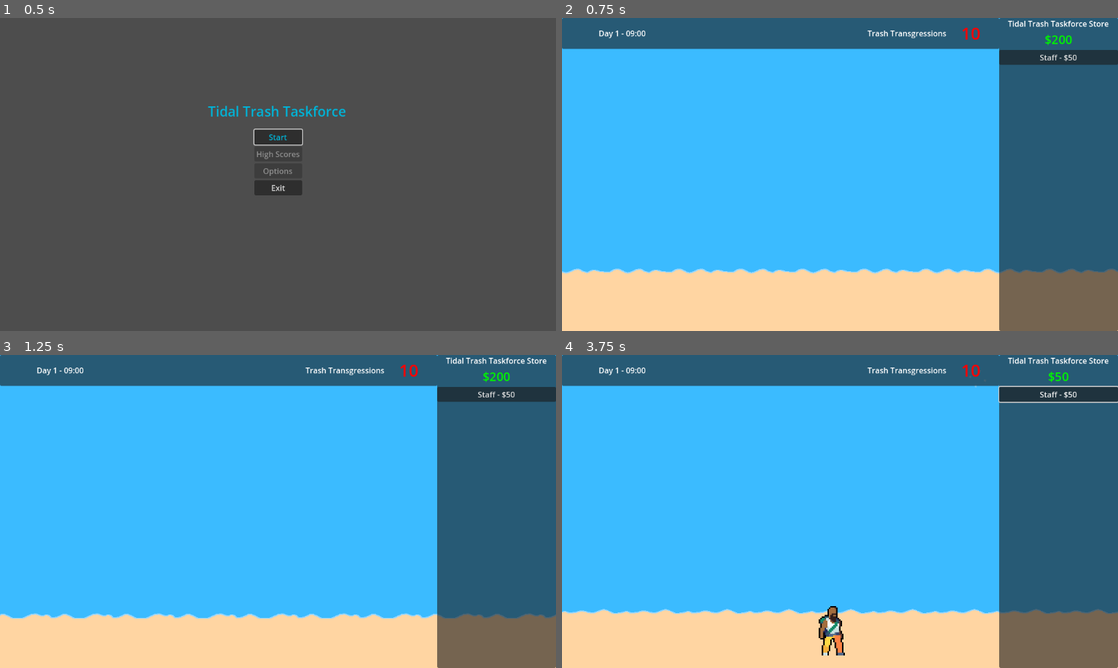
Above: before the commit, frames 1-4 (two rows, left to right).
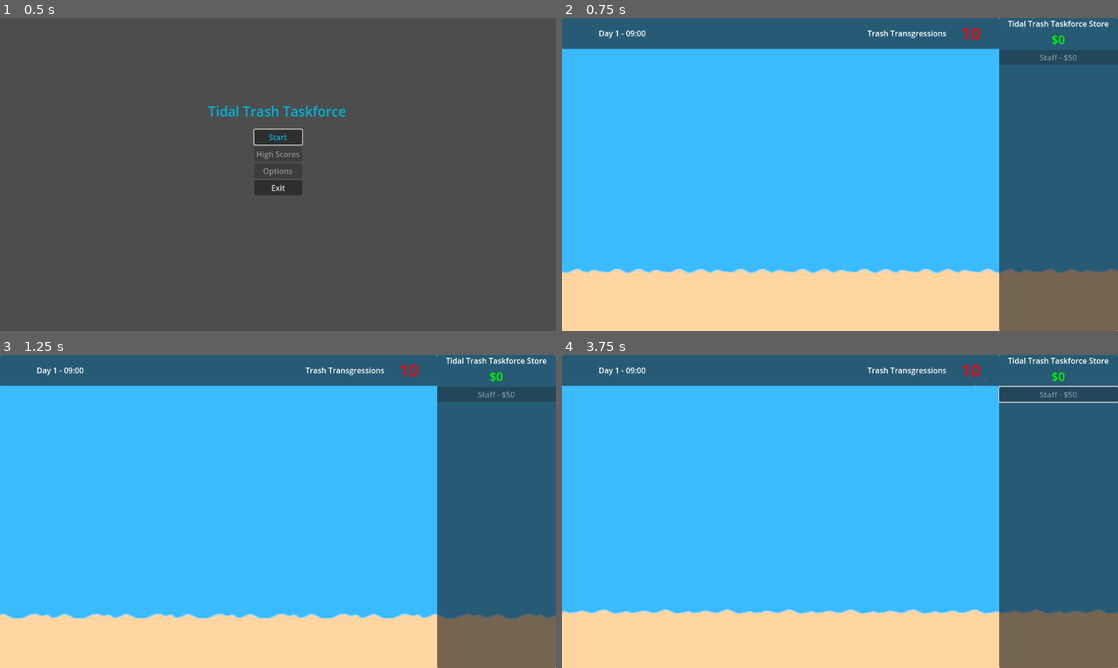
Above: after the commit, the same moments.

Repository: BlazingNeutron/calmbeforestorm
Game: Godot game, scene res://scenes/menu.tscn
Two runs of this game, one before a commit and one after it. Both use one fixed random seed, a clock stepped at 60 frames per second and the inputs below. Sound files missing from this copy of the repository are replaced by a short silence.
Inputs (mouse positions are in pixels of both pictures, inside the frame that each line leads up to):
- Up to frame 1 (0.5 s): no input
- Up to frame 2 (0.75 s): click "Start" at 0.5 s
- Up to frame 3 (1.25 s): no input
- Up to frame 4 (3.75 s): click (1056, 395) at 1.25 s, where only the run before the commit has a clickable "Staff - $50"; click (1056, 395) at 2 s, where only the run before the commit has a clickable "Staff - $50"; click (1056, 395) at 2.75 s, where only the run before the commit has a clickable "Staff - $50"; move the mouse to (979, 373) at 3.52 s; click (979, 373) at 3.6 s

Frame 1 is identical in both runs. In frame 2, 1.0% of the frame differs, in the area x 78-100%, y 5-15%; in frame 3, 1.0%; in frame 4, 1.6%, in the area x 46-100%, y 5-96%.

Commit message:
Game over screen

Diff:
--- a/project.godot
+++ b/project.godot
@@ -18,7 +18,7 @@
 [autoload]
 
 BackgroundMusic="*res://scenes/background_music.tscn"
-AccountManager="*res://scenes/account_manager.tscn"
+GameManager="*res://scripts/game_manager.gd"
 
 [display]
 
--- a/scenes/account_manager.tscn
+++ /dev/null
@@ -1,6 +0,0 @@
-[gd_scene load_steps=2 format=3 uid="uid://cqh0hfnywqk44"]
-
-[ext_resource type="Script" path="res://scripts/account_manager.gd" id="1_obtx7"]
-
-[node name="AccountManager" type="Node"]
-script = ExtResource("1_obtx7")
--- /dev/null
+++ b/scenes/game_manager.tscn
@@ -0,0 +1,6 @@
+[gd_scene load_steps=2 format=3 uid="uid://cqh0hfnywqk44"]
+
+[ext_resource type="Script" path="res://scripts/game_manager.gd" id="1_1uwgs"]
+
+[node name="GameManager" type="Node"]
+script = ExtResource("1_1uwgs")
--- /dev/null
+++ b/scenes/game_over_screen.tscn
@@ -0,0 +1,60 @@
+[gd_scene load_steps=6 format=3 uid="uid://vswc5nx22cd0"]
+
+[ext_resource type="Theme" uid="uid://dh1v3rke5y04p" path="res://assets/themes/Menu_Theme.tres" id="1_6clcf"]
+[ext_resource type="Script" path="res://scripts/game_over_screen.gd" id="1_d2w1d"]
+[ext_resource type="FontFile" uid="uid://q5gr6femctvs" path="res://assets/BeachCrush-ovvaq.ttf" id="2_o0tip"]
+
+[sub_resource type="StyleBoxEmpty" id="StyleBoxEmpty_evsl5"]
+
+[sub_resource type="StyleBoxEmpty" id="StyleBoxEmpty_ob6ec"]
+
+[node name="GameOverScreen" type="Control"]
+layout_mode = 3
+anchors_preset = 15
+anchor_right = 1.0
+anchor_bottom = 1.0
+grow_horizontal = 2
+grow_vertical = 2
+script = ExtResource("1_d2w1d")
+
+[node name="VBoxContainer" type="VBoxContainer" parent="."]
+layout_mode = 1
+anchors_preset = 8
+anchor_left = 0.5
+anchor_top = 0.5
+anchor_right = 0.5
+anchor_bottom = 0.5
+offset_left = -100.0
+offset_top = -100.0
+offset_right = 100.0
+offset_bottom = 100.0
+grow_horizontal = 2
+grow_vertical = 2
+
+[node name="GameOverRText" type="RichTextLabel" parent="VBoxContainer"]
+custom_minimum_size = Vector2(400, 200)
+layout_mode = 2
+size_flags_horizontal = 3
+theme = ExtResource("1_6clcf")
+theme_override_fonts/normal_font = ExtResource("2_o0tip")
+theme_override_font_sizes/normal_font_size = 60
+text = "   Game Over"
+fit_content = true
+scroll_active = false
+
+[node name="RestartButton" type="Button" parent="VBoxContainer"]
+custom_minimum_size = Vector2(150, 0)
+layout_mode = 2
+size_flags_horizontal = 4
+theme_override_styles/focus = SubResource("StyleBoxEmpty_evsl5")
+text = "Restart"
+
+[node name="MainMenuButton" type="Button" parent="VBoxContainer"]
+custom_minimum_size = Vector2(150, 0)
+layout_mode = 2
+size_flags_horizontal = 4
+theme_override_styles/focus = SubResource("StyleBoxEmpty_ob6ec")
+text = "Main Menu"
+
+[connection signal="pressed" from="VBoxContainer/RestartButton" to="." method="_on_restart_button_pressed"]
+[connection signal="pressed" from="VBoxContainer/MainMenuButton" to="." method="_on_main_menu_button_pressed"]
--- a/scenes/hud.tscn
+++ b/scenes/hud.tscn
@@ -1,8 +1,9 @@
-[gd_scene load_steps=4 format=3 uid="uid://d3y2w6dk2qoel"]
+[gd_scene load_steps=5 format=3 uid="uid://d3y2w6dk2qoel"]
 
 [ext_resource type="Script" path="res://scripts/hud.gd" id="1_v6bi3"]
 [ext_resource type="PackedScene" uid="uid://jeovohtmmp0a" path="res://scenes/storm.tscn" id="3_cy3ty"]
 [ext_resource type="PackedScene" uid="uid://5hjrx53y7uu0" path="res://scenes/storm_warning.tscn" id="3_e5k40"]
+[ext_resource type="PackedScene" uid="uid://vswc5nx22cd0" path="res://scenes/game_over_screen.tscn" id="4_8uyvc"]
 
 [node name="hud" type="CanvasLayer"]
 script = ExtResource("1_v6bi3")
@@ -97,4 +98,7 @@
 horizontal_alignment = 2
 vertical_alignment = 1
 
+[node name="GameOverScreen" parent="." instance=ExtResource("4_8uyvc")]
+visible = false
+
 [connection signal="pressed" from="StorePanel/StoreContainer/Staff" to="." method="_on_staff_pressed"]
--- a/scripts/game.gd
+++ b/scripts/game.gd
@@ -3,6 +3,7 @@
 signal warning
 signal storming
 signal clear_weather
+signal game_over
 
 @onready var next_storm_timer: Timer = %NextStormTimer
 @onready var storm_duration: Timer = $StormDuration
@@ -11,6 +12,7 @@
 @export var storm_duration_time : int = 30
 
 func _ready() -> void:
+	GameManager.game_start()
 	next_storm_timer.wait_time = time_to_next_storm
 	storm_duration.wait_time = storm_duration_time
 	next_storm_timer.start()
--- a/scripts/account_manager.gd
+++ b/scripts/game_manager.gd
@@ -3,14 +3,19 @@
 signal _on_money_changed(money)
 signal purchase_staff
 signal transgression_changed(transgressions)
+signal caution_transgressions
+signal warning_transgressions
+signal game_over
 
-@export var starting_money : int = 200
 @export var max_transgressions : int = 10
+@export var starting_money : int = 0
+
 var money : int = 0
 var transgressions : int = 10
 
 func _ready() -> void:
 	money = starting_money
+	transgressions = max_transgressions
 
 func credit_account() -> void:
 	money += 5
@@ -24,9 +29,14 @@
 func update_trangressions(count : int) -> void:
 	#print("updating transgressions")
 	transgressions = max_transgressions - count
+	if transgressions <= 5:
+		caution_transgressions.emit()
+	if transgressions <= 2:
+		warning_transgressions.emit()
+	if transgressions <= 0:
+		transgressions = 0
+		game_over.emit()
 	transgression_changed.emit(transgressions)
-	if transgressions <= 0:
-		game_over()
 
-func game_over() -> void:
-	get_tree().change_scene_to_file("res://scenes/menu.tscn")
+func game_start() -> void:
+	_ready()
--- /dev/null
+++ b/scripts/game_over_screen.gd
@@ -0,0 +1,10 @@
+extends Control
+
+
+
+func _on_restart_button_pressed() -> void:
+	get_tree().reload_current_scene()
+
+
+func _on_main_menu_button_pressed() -> void:
+	get_tree().change_scene_to_file("res://scenes/menu.tscn")
--- a/scripts/hud.gd
+++ b/scripts/hud.gd
@@ -7,11 +7,13 @@
 @onready var warning: Node = $StormWarning
 @onready var transgressions_meter: Label = %TransgressionsMeter
 @onready var staff_button: Button = $StorePanel/StoreContainer/Staff
+@onready var game_over_screen: Control = $GameOverScreen
 
 func _ready() -> void:
-	AccountManager._on_money_changed.connect(update_money)
-	AccountManager.transgression_changed.connect(update_transgressions)
-	update_money(AccountManager.money)
+	GameManager._on_money_changed.connect(update_money)
+	GameManager.transgression_changed.connect(update_transgressions)
+	GameManager.game_over.connect(_on_game_over)
+	update_money(GameManager.money)
 	warning.warning_complete.connect(_on_warning_completed)
 
 func update_money(money : int) -> void:
@@ -23,7 +25,7 @@
 
 func _on_staff_pressed() -> void:
 	#print("staff purchased")
-	AccountManager.debit_account()
+	GameManager.debit_account()
 
 func _on_warning_completed() -> void:
 	warning_completed.emit()
@@ -36,3 +38,6 @@
 
 func _on_game_clear_weather() -> void:
 	storm.stop()
+
+func _on_game_over() -> void:
+	game_over_screen.show()
--- a/scripts/picker_upper_manager.gd
+++ b/scripts/picker_upper_manager.gd
@@ -9,7 +9,7 @@
 var picker_upper_array : Array = []
 
 func _ready() -> void:
-	AccountManager.purchase_staff.connect(adopt_picker_upper)
+	GameManager.purchase_staff.connect(adopt_picker_upper)
 
 func _on_waste_spawner_spawned_trash(new_trash) -> void:
 	#print("spawned trash ", new_trash.position.x)
@@ -20,7 +20,7 @@
 func _on_trash_landed(new_beach_trash) -> void:
 	#print("Trash landed", position)
 	beach_trash_array.push_front(new_beach_trash)
-	AccountManager.update_trangressions(beach_trash_array.size())
+	GameManager.update_trangressions(beach_trash_array.size())
 
 func _on_trash_picked_up(removed_trash) -> void:
 	#print("a trash was picked up")
@@ -35,8 +35,8 @@
 	if beach_trash_index > -1:
 		#print("beach trash removed")
 		beach_trash_array.remove_at(beach_trash_index)
-	AccountManager.credit_account()
-	AccountManager.update_trangressions(beach_trash_array.size())
+	GameManager.credit_account()
+	GameManager.update_trangressions(beach_trash_array.size())
 
 # Called every frame. 'delta' is the elapsed time since the previous frame.
 func _process(_delta: float) -> void:
Binary file changed: assets/sprites/shoreline2.aseprite
Not shown, added: assets/sprites/yellow-vignette.kra
